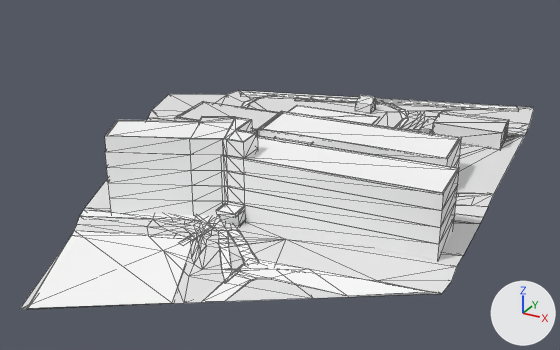
The glTF model maps/sspbrno/model.min.glb, before and after one commit.
Rendered twice from a 50 mm lens placed at (11.0, -22.0, 10.0), pointed at (-0.7, -0.8, -0.6). Every picture has the same lights, and +X, +Y and +Z are marked at lower right. Mesh edges are drawn as thin lines on the coarser meshes. Where no turn or scale is listed for an object, it has been applied to the vertices.

Names of what the first picture shows: 'Ground', 'Hall', 'Paths', 'floor-0', 'floor-1', 'floor-2', 'floor-3', 'floor-4', 'waypoint-1', 'waypoint-2'.
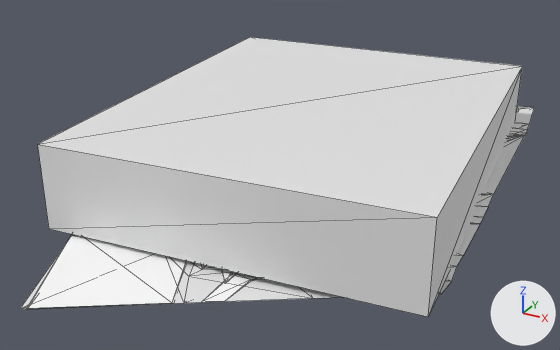
What differs and where, as boxes (x1, y1, x2, y2) in the pictures (560 x 350 px):
'boundingBox', added: after (38, 37, 522, 317)
'Ground', unchanged, covered by the edit: before (20, 90, 534, 309); after (20, 106, 534, 309)
'floor-3', unchanged, covered by the edit: before (105, 135, 459, 211)
'floor-1', unchanged, covered by the edit: before (108, 111, 462, 244)
'floor-0', unchanged, covered by the edit: before (110, 157, 460, 261)

The change, as a diff of the scene's bpy script:
```diff
--- a/maps/sspbrno/model.min.glb.py
+++ b/maps/sspbrno/model.min.glb.py
@@ me_cube_007 @@
+me_cube_007.from_pydata([(-4.89, -7.33, 1.98), (-6.12, 6.46, -0.72), (-4.89, -7.33, -0.72), (-6.12, 6.46, 1.98), (5.25, 7.48, -0.72), (5.25, 7.48, 1.98), (6.48, -6.32, -0.72), (6.48, -6.32, 1.98)], [], [(0, 1, 2), (0, 3, 1), (3, 4, 1), (3, 5, 4), (5, 6, 4), (5, 7, 6), (7, 2, 6), (7, 0, 2), (6, 1, 4), (6, 2, 1), (0, 5, 3), (0, 7, 5)])
@@ ob_boundingbox @@
+ob_boundingbox = bpy.data.objects.new('boundingBox', me_cube_007)
+ob_boundingbox.location = (0.0, 0.0, 0.0)
```
